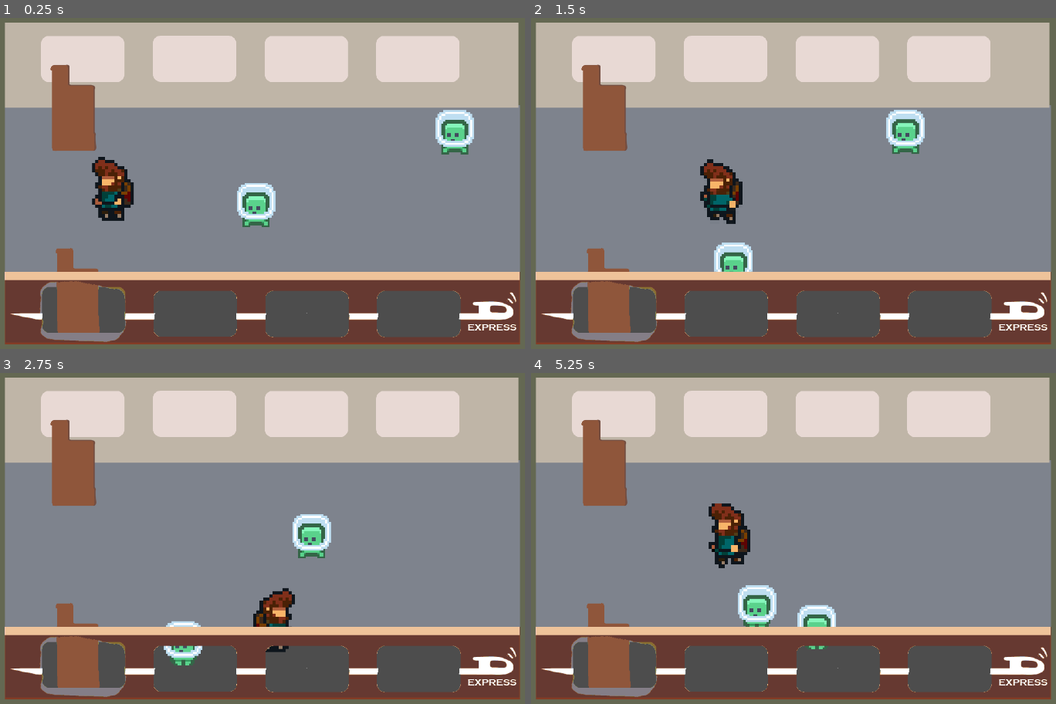
Above: before the commit, frames 1-4 (two rows, left to right).
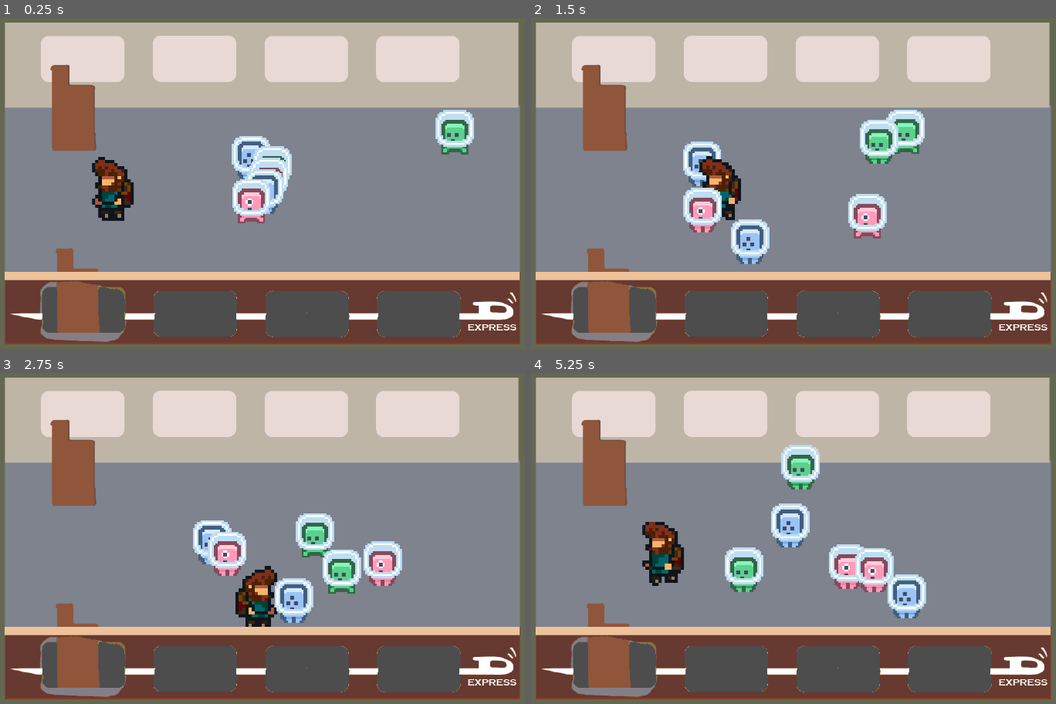
Above: after the commit, the same moments.

Repository: caiotava/Fart-Ninja
Game: Godot game, scene res://train/carriage.tscn
Two runs of this game, one before a commit and one after it. Both use one fixed random seed, a clock stepped at 60 frames per second and the inputs below. The project has no main scene, so this scene is started directly.
Inputs:
- Up to frame 1 (0.25 s): no input
- Up to frame 2 (1.5 s): hold Right (player_right) 0.53-1.28 s; hold Down (player_down) from 1.28 s (still down)
- Up to frame 3 (2.75 s): release Down (player_down) at 2.03 s; hold Right (player_right) from 2.03 s (still down)
- Up to frame 4 (5.25 s): release Right (player_right) at 2.78 s; hold Up (player_up) 2.78-3.53 s; hold Left (player_left) 3.53-5.03 s; hold Down (player_down) from 5.03 s (still down)

The runs differ from the first frame. In frame 1, 2.3% of the frame differs, in the area x 44-56%, y 35-64%; in frame 2, 4.9%; in frame 3, 6.1%; in frame 4, 8.3%, in the area x 21-76%, y 21-84%.

Commit message:
fix: player movement and added new art models

Diff:
--- a/passengers/passenger.gd
+++ b/passengers/passenger.gd
@@ -1,4 +1,6 @@
 extends CharacterBody2D
+
+@export var animation_resource : Resource = null
 
 @export_group("Movement")
 @export var movement_speed: float = 200.0
@@ -13,6 +15,9 @@
 @onready var timer : Timer = $Timer
 
 func _ready():
+	if animation_resource != null:
+		animation_sprite.sprite_frames = animation_resource
+
 	# These values need to be adjusted for the actor's speed
 	# and the navigation layout.
 	navigation_agent.path_desired_distance = 4.0
--- a/passengers/passenger.tscn
+++ b/passengers/passenger.tscn
@@ -11,6 +11,7 @@
 z_index = 1
 y_sort_enabled = true
 scale = Vector2(6, 6)
+platform_floor_layers = 4294967040
 script = ExtResource("1_nd8ur")
 
 [node name="AnimatedSprite2D" type="AnimatedSprite2D" parent="."]
--- a/player/player.tscn
+++ b/player/player.tscn
@@ -55,6 +55,8 @@
 y_sort_enabled = true
 position = Vector2(-1, -102)
 scale = Vector2(10, 10)
+platform_floor_layers = 4294967040
+safe_margin = 0.01
 script = ExtResource("1_luqg6")
 move_speed = 400.0
 move_friction = 800.0
--- a/train/carriage.tscn
+++ b/train/carriage.tscn
@@ -6,6 +6,8 @@
 [ext_resource type="Texture2D" uid="uid://bujp7ixacet6g" path="res://train/gfx/wall-bottom.png" id="3_4fhyg"]
 [ext_resource type="PackedScene" uid="uid://7mwe3233ahmm" path="res://train/seat.tscn" id="3_msw65"]
 [ext_resource type="PackedScene" uid="uid://bcih6li88g6a" path="res://passengers/passenger.tscn" id="5_f8p45"]
+[ext_resource type="SpriteFrames" uid="uid://3f8jh0gi3o8f" path="res://passengers/animations/passenger-02.tres" id="7_b8775"]
+[ext_resource type="SpriteFrames" uid="uid://g7udik6y4bs1" path="res://passengers/animations/passenger-03.tres" id="8_lrlhv"]
 
 [sub_resource type="RectangleShape2D" id="RectangleShape2D_a1ye8"]
 size = Vector2(25, 1080)
@@ -91,6 +93,22 @@
 
 [node name="Passenger2" parent="Passengers" instance=ExtResource("5_f8p45")]
 position = Vector2(1064, 576)
+animation_resource = ExtResource("7_b8775")
+
+[node name="Passenger3" parent="Passengers" instance=ExtResource("5_f8p45")]
+position = Vector2(1064, 576)
+
+[node name="Passenger4" parent="Passengers" instance=ExtResource("5_f8p45")]
+position = Vector2(1064, 576)
+animation_resource = ExtResource("8_lrlhv")
+
+[node name="Passenger5" parent="Passengers" instance=ExtResource("5_f8p45")]
+position = Vector2(1064, 576)
+animation_resource = ExtResource("7_b8775")
+
+[node name="Passenger6" parent="Passengers" instance=ExtResource("5_f8p45")]
+position = Vector2(1064, 576)
+animation_resource = ExtResource("8_lrlhv")
 
 [node name="NavigationRegion2D" type="NavigationRegion2D" parent="Passengers"]
 navigation_polygon = SubResource("NavigationPolygon_gub6n")
Binary file added: assets/arts/FartNinja-Final-01.png
Binary file added: assets/arts/FartNinjaMock-04.png
Not shown: 1 places in train/carriage.tscn that only renumber resources
